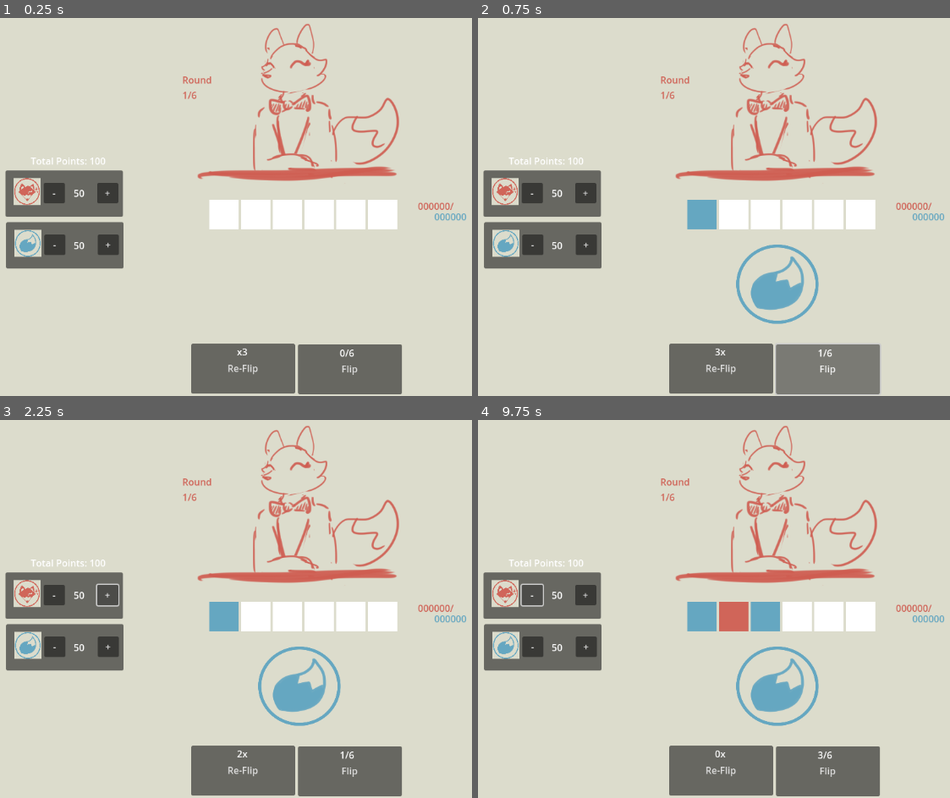
Above: before the commit, frames 1-4 (two rows, left to right).
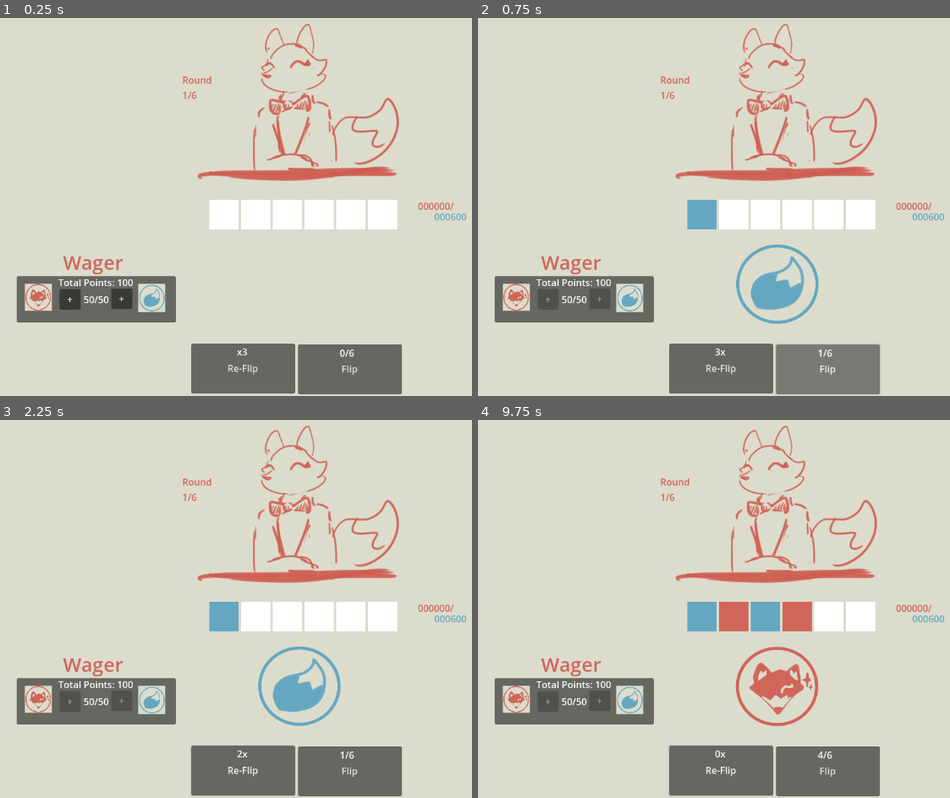
Above: after the commit, the same moments.

Repository: LeslieLlama/foxflipper
Game: Godot game, scene res://Scenes/main_game.tscn
Two runs of this game, one before a commit and one after it. Both use one fixed random seed, a clock stepped at 60 frames per second and the inputs below.
Inputs (mouse positions are in pixels of both pictures, inside the frame that each line leads up to):
- Up to frame 1 (0.25 s): no input
- Up to frame 2 (0.75 s): click "Flip" at 0.5 s
- Up to frame 3 (2.25 s): click "Re-Flip" at 1.25 s; click (108, 593) at 2 s, where only the run before the commit has a clickable "+"
- Up to frame 4 (9.75 s): click (529, 593) at 2.75 s, where only the run before the commit has a clickable "-"; click "Flip" at 3.5 s; click "Re-Flip" at 4.25 s; click (586, 593) at 5 s, where only the run before the commit has a clickable "+"; click (529, 593) at 5.75 s, where only the run before the commit has a clickable "-"; click "Flip" at 6.5 s; click "Re-Flip" at 7.25 s; click (586, 593) at 8 s, where only the run before the commit has a clickable "+"; click (529, 593) at 8.75 s, where only the run before the commit has a clickable "-"; tap Enter at 9.5 s

The runs differ from the first frame. In frame 1, 9.5% of the frame differs, in the area x 1-97%, y 36-81%; in frame 2, 9.5%; in frame 3, 9.4%; in frame 4, 12%, in the area x 1-97%, y 36-90%.

Commit message:
Added Coin Betting
You can now change the value of coins via a betting panel, there's a total value to work with and adding to one side removes from the other.

Diff:
--- a/Scenes/main_game.tscn
+++ b/Scenes/main_game.tscn
@@ -150,141 +150,101 @@
 offset_top = 331.0
 offset_right = 930.0
 offset_bottom = 394.0
-text = "000000"
-
-[node name="Label" type="Label" parent="."]
-layout_mode = 0
-offset_left = 133.0
-offset_top = 236.0
-offset_right = 261.0
-offset_bottom = 259.0
+text = "000600"
+
+[node name="CoinBetting" type="Panel" parent="."]
+layout_mode = 1
+anchors_preset = 4
+anchor_top = 0.5
+anchor_bottom = 0.5
+offset_left = 109.0
+offset_top = 120.0
+offset_right = 380.0
+offset_bottom = 199.0
+grow_vertical = 2
+
+[node name="Title" type="Label" parent="CoinBetting"]
+modulate = Color(0.815686, 0.396078, 0.34902, 1)
+layout_mode = 1
+anchors_preset = 5
+anchor_left = 0.5
+anchor_right = 0.5
+offset_left = -67.5
+offset_top = -47.0
+offset_right = 57.5
+offset_bottom = -1.0
+grow_horizontal = 2
+theme_override_font_sizes/font_size = 33
+text = "Wager"
+horizontal_alignment = 1
+vertical_alignment = 1
+
+[node name="TotalPoints" type="Label" parent="CoinBetting"]
+layout_mode = 0
+offset_left = 71.0
+offset_top = -1.0
+offset_right = 199.0
+offset_bottom = 22.0
 text = "Total Points: 100"
 
-[node name="HeadsBetting" type="Panel" parent="."]
-layout_mode = 1
-anchors_preset = 4
-anchor_top = 0.5
-anchor_bottom = 0.5
-offset_left = 90.0
-offset_top = -60.0
-offset_right = 290.0
-offset_bottom = 19.0
-grow_vertical = 2
-
-[node name="Label" type="Label" parent="HeadsBetting"]
-layout_mode = 1
-anchors_preset = 6
-anchor_left = 1.0
-anchor_top = 0.5
-anchor_right = 1.0
-anchor_bottom = 0.5
-offset_left = -84.0
-offset_top = -12.5
-offset_right = -44.0
-offset_bottom = 10.5
-grow_horizontal = 0
-grow_vertical = 2
-text = "50"
-
-[node name="HeadsCoinSprite" type="Sprite2D" parent="HeadsBetting"]
+[node name="SplitPoints" type="Label" parent="CoinBetting"]
+layout_mode = 1
+anchors_preset = 8
+anchor_left = 0.5
+anchor_top = 0.5
+anchor_right = 0.5
+anchor_bottom = 0.5
+offset_left = -20.0
+offset_top = -11.5
+offset_right = 20.0
+offset_bottom = 11.5
+grow_horizontal = 2
+grow_vertical = 2
+text = "50/50"
+
+[node name="HeadsCoinSprite" type="Sprite2D" parent="CoinBetting"]
 position = Vector2(37, 36)
 scale = Vector2(0.1065, 0.110442)
 texture = ExtResource("1_ch256")
 region_enabled = true
 region_rect = Rect2(30.0001, 466, 431, 422)
 
-[node name="AddValue" type="Button" parent="HeadsBetting"]
-layout_mode = 1
-anchors_preset = 6
-anchor_left = 1.0
-anchor_top = 0.5
-anchor_right = 1.0
-anchor_bottom = 0.5
-offset_left = -44.0
-offset_top = -18.5
-offset_right = -8.0
-offset_bottom = 16.5
-grow_horizontal = 0
-grow_vertical = 2
-text = "+"
-
-[node name="RemoveValue" type="Button" parent="HeadsBetting"]
-layout_mode = 1
-anchors_preset = 6
-anchor_left = 1.0
-anchor_top = 0.5
-anchor_right = 1.0
-anchor_bottom = 0.5
-offset_left = -135.0
-offset_top = -18.5
-offset_right = -99.0
-offset_bottom = 16.5
-grow_horizontal = 0
-grow_vertical = 2
-text = "-"
-
-[node name="TailsBetting" type="Panel" parent="."]
-layout_mode = 1
-anchors_preset = 4
-anchor_top = 0.5
-anchor_bottom = 0.5
-offset_left = 91.0
-offset_top = 28.0
-offset_right = 291.0
-offset_bottom = 107.0
-grow_vertical = 2
-
-[node name="Label" type="Label" parent="TailsBetting"]
-layout_mode = 1
-anchors_preset = 6
-anchor_left = 1.0
-anchor_top = 0.5
-anchor_right = 1.0
-anchor_bottom = 0.5
-offset_left = -85.0
-offset_top = -11.5
-offset_right = -45.0
-offset_bottom = 11.5
-grow_horizontal = 0
-grow_vertical = 2
-text = "50"
-
-[node name="HeadsCoinSprite" type="Sprite2D" parent="TailsBetting"]
-position = Vector2(37, 36)
+[node name="HeadsCoinSprite2" type="Sprite2D" parent="CoinBetting"]
+position = Vector2(230, 37)
 scale = Vector2(0.1065, 0.110442)
 texture = ExtResource("1_ch256")
 region_enabled = true
-region_rect = Rect2(25.6105, 30.4149, 432.261, 421.632)
-
-[node name="AddValue" type="Button" parent="TailsBetting"]
-layout_mode = 1
-anchors_preset = 6
-anchor_left = 1.0
-anchor_top = 0.5
-anchor_right = 1.0
-anchor_bottom = 0.5
-offset_left = -44.0
+region_rect = Rect2(23.8801, 25.8944, 430.489, 428.718)
+
+[node name="AddTails" type="Button" parent="CoinBetting"]
+layout_mode = 1
+anchors_preset = 8
+anchor_left = 0.5
+anchor_top = 0.5
+anchor_right = 0.5
+anchor_bottom = 0.5
+offset_left = 25.5
 offset_top = -18.5
-offset_right = -8.0
+offset_right = 61.5
 offset_bottom = 16.5
-grow_horizontal = 0
-grow_vertical = 2
-text = "+"
-
-[node name="RemoveValue" type="Button" parent="TailsBetting"]
-layout_mode = 1
-anchors_preset = 6
-anchor_left = 1.0
-anchor_top = 0.5
-anchor_right = 1.0
-anchor_bottom = 0.5
-offset_left = -135.0
-offset_top = -18.5
-offset_right = -99.0
-offset_bottom = 16.5
-grow_horizontal = 0
-grow_vertical = 2
-text = "-"
+grow_horizontal = 2
+grow_vertical = 2
+text = "+"
+
+[node name="AddHeads" type="Button" parent="CoinBetting"]
+layout_mode = 1
+anchors_preset = 8
+anchor_left = 0.5
+anchor_top = 0.5
+anchor_right = 0.5
+anchor_bottom = 0.5
+offset_left = -62.5
+offset_top = -17.5
+offset_right = -26.5
+offset_bottom = 17.5
+grow_horizontal = 2
+grow_vertical = 2
+text = "+"
 
 [node name="ShopPanel" type="Panel" parent="."]
 visible = false
@@ -556,3 +516,5 @@
 
 [connection signal="button_up" from="NextCoinButton" to="." method="_on_next_coin_button_button_up"]
 [connection signal="button_up" from="ReDoCoinButton" to="." method="_on_re_do_coin_button_button_up"]
+[connection signal="button_up" from="CoinBetting/AddTails" to="." method="_on_add_tails_button_up"]
+[connection signal="button_up" from="CoinBetting/AddHeads" to="." method="_on_add_heads_button_up"]
--- a/Scripts/main_game.gd
+++ b/Scripts/main_game.gd
@@ -4,6 +4,7 @@
 var coinCount = 0
 var reflipCount = 3
 
+var totalValue = 100
 var headsValue = 50
 var tailsValue = 50
 var currentScore = 0
@@ -65,7 +66,9 @@
 	print(CoinHistory)
 	coin_history_display_update()
 	if coinCount == 6: $NextCoinButton.text = "Score Coins"
-
+	if coinCount > 0:
+		$CoinBetting/AddTails.disabled = true
+		$CoinBetting/AddHeads.disabled = true
 
 func coin_history_display_update():
 	for c in CoinHistory:
@@ -105,8 +108,31 @@
 	coinCount = 0
 	reflipCount = 3
 	scoreDisplayed = false
+	$RoundScoreLabel.text = str(currentScore)
 	$ReDoCoinButton/ReflipAmmount.text = str(reflipCount,"x")
 	$NextCoinButton/CoinAmmount.text = str(coinCount,"/6")
 	$NextCoinButton.text = "Flip"
 	$ReDoCoinButton.disabled = false
+	$CoinBetting/AddTails.disabled = false
+	$CoinBetting/AddHeads.disabled = false
 	$ShopPanel.hide()
+
+
+
+func _on_add_tails_button_up() -> void:
+	$CoinBetting/AddHeads.disabled = false
+	tailsValue += 10
+	headsValue -= 10
+	if tailsValue >= totalValue:
+		$CoinBetting/AddTails.disabled = true
+	else: $CoinBetting/AddTails.disabled = false
+	$CoinBetting/SplitPoints.text = str(headsValue,"/",tailsValue)
+
+func _on_add_heads_button_up() -> void:
+	$CoinBetting/AddTails.disabled = false
+	tailsValue -= 10
+	headsValue += 10
+	if headsValue >= totalValue:
+		$CoinBetting/AddHeads.disabled = true
+	else: $CoinBetting/AddHeads.disabled = false
+	$CoinBetting/SplitPoints.text = str(headsValue,"/",tailsValue)
